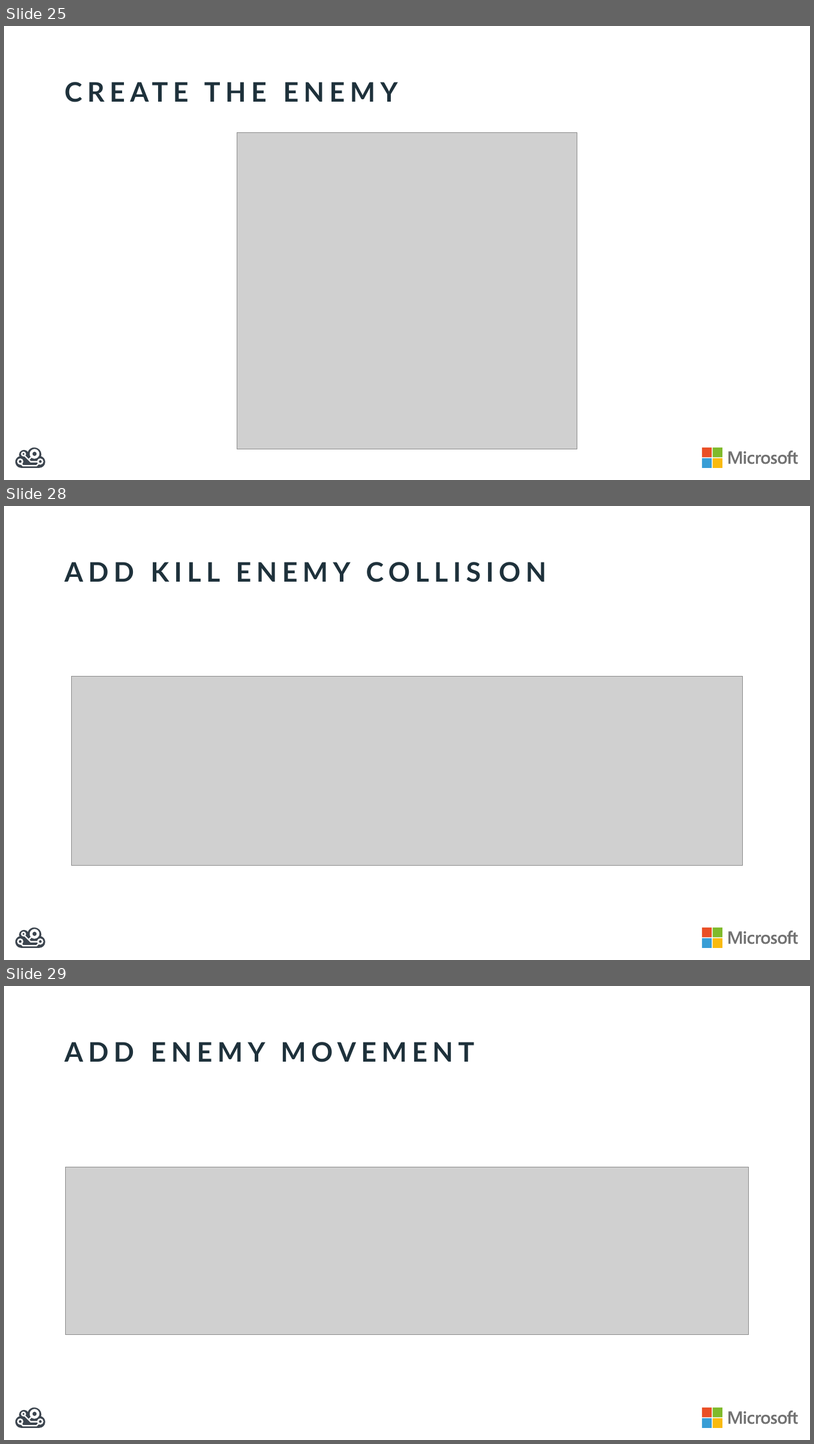
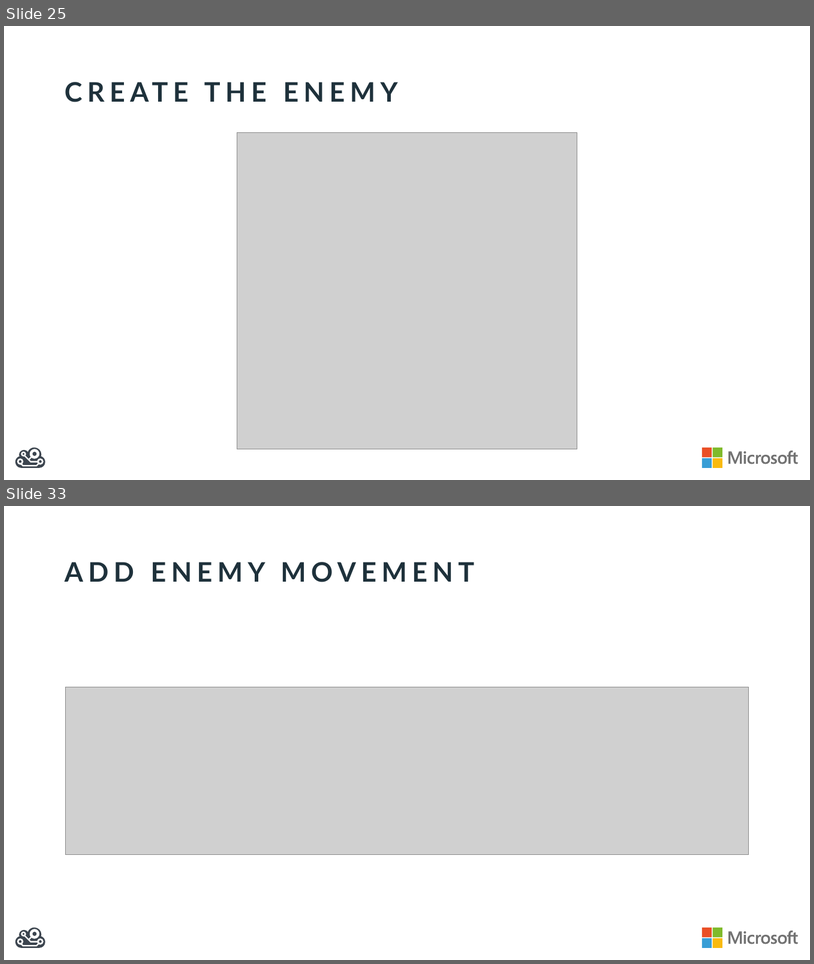
Before and after one commit to BretStateham/KidsGamesEvents, a slide deck: LaJollaLibrary/Slides/Creating a Game with FlowLab.io.pptx. Shown one above the other, each under a label of ours: slides 25, 28 and 29 before the commit, slides 25 and 33 after it; the slides between them are not shown. The pictures are 814x1444 and 814x964 pixels, drawn with LibreOffice and Linux fonts; fonts in the diff are those of the drawing; grey boxes stand for pictures. Boxes give left, top, right and bottom in pixels: in the first picture for what was removed or moved away, otherwise in the second. Text is boxed around its words. In the diff, an @@ line names an element or a change of style, - is before the commit and + after.

```diff
--- a/LaJollaLibrary/Slides/Creating a Game with FlowLab.io.pptx
+++ b/LaJollaLibrary/Slides/Creating a Game with FlowLab.io.pptx
@@ slide 28 removed at (4, 506, 810, 960), background #FFFFFF; not listed: 6 template elements that a slide beside it also shows @@
@@ title removed at (65, 562, 547, 582) @@
-ADD KILL ENEMY COLLISION
@@ picture removed at (71, 676, 743, 865) @@
@@ what was slide 29 is now slide 33 @@
```
Also in this commit, not shown: 4 slides changed, 7 slides added, 2 other slides removed, 1 other file.
